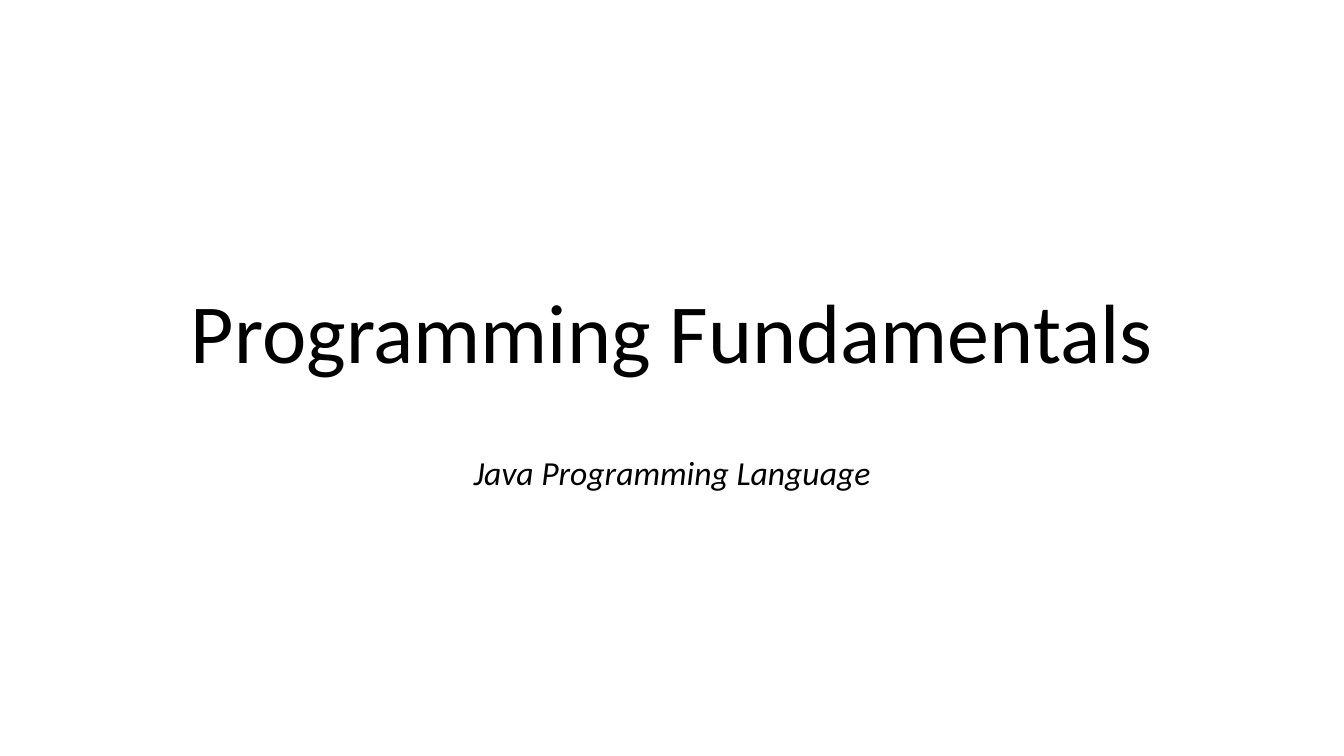
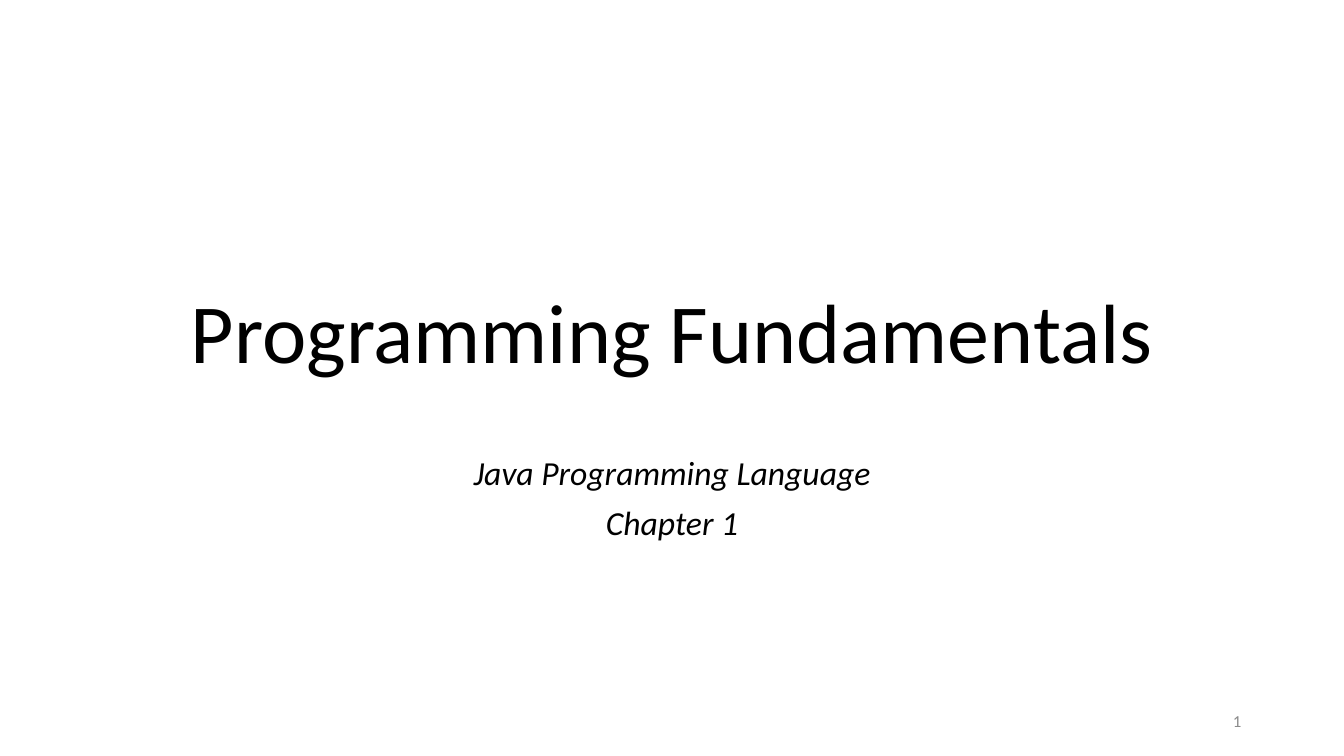
Before and after one commit to karzanosman/java, a slide deck: slide 1 of 01-Programming Fundamentals.pptx. Drawn at 1344x756 pixels with LibreOffice and Linux fonts; fonts in the diff are those of the drawing. Boxes give left, top, right and bottom in pixels: in the first picture for what was removed or moved away, otherwise in the second. Text is boxed around its words. In the diff, an @@ line names an element or a change of style, - is before the commit and + after.

```diff
--- a/01-Programming Fundamentals.pptx
+++ b/01-Programming Fundamentals.pptx
@@ subtitle at [606,511,738,541]: paragraph added @@
+Chapter 1
@@ page number added at [1233,716,1241,727], 12 pt, text #8C8C8C @@
+1
```
Also in this commit, not shown: 32 other slides changed, 1 slide removed, 2 other files.
